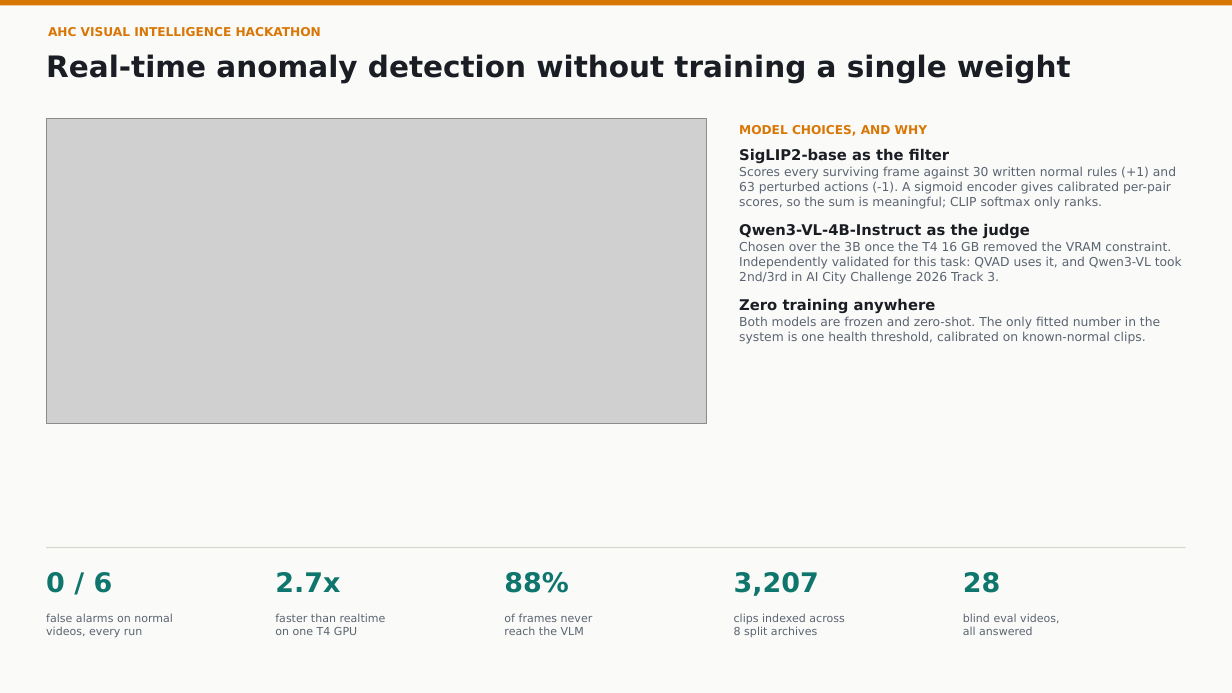
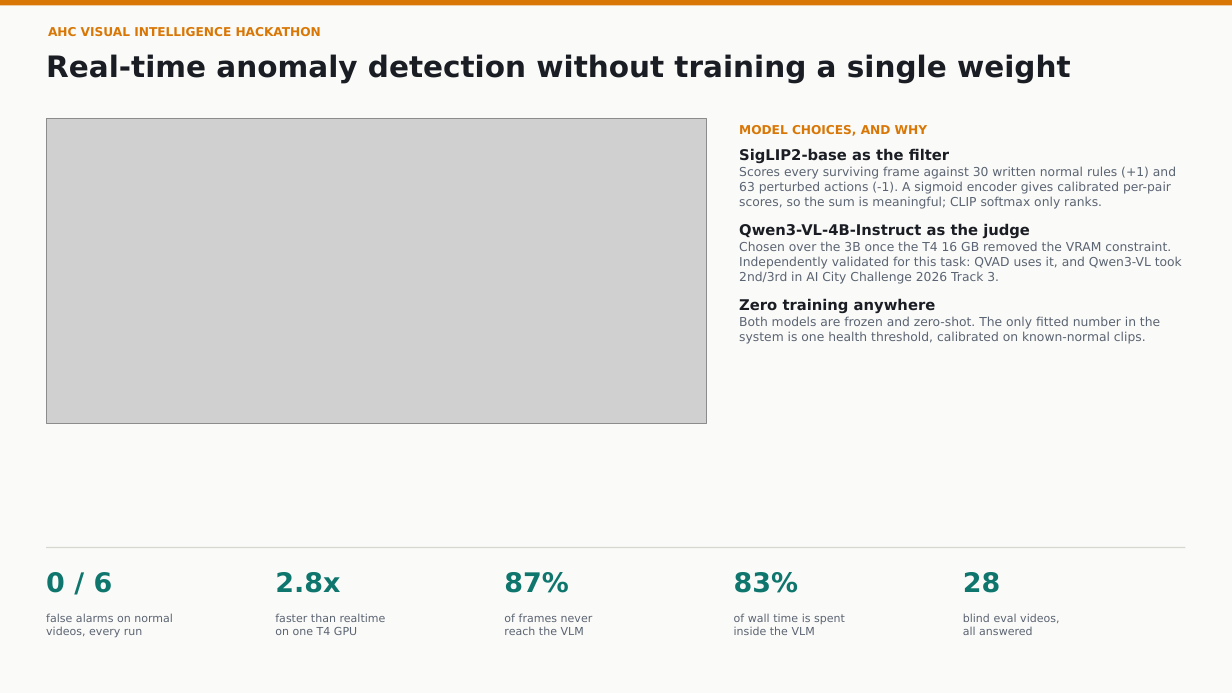
Before and after one commit to PrithvirajG/ahc-video-anomaly-detection, a slide deck: slide 1 of docs/ahc_submission_2slide.pptx. Drawn at 1232x693 pixels with LibreOffice and Linux fonts; fonts in the diff are those of the drawing; grey boxes stand for pictures. Boxes give left, top, right and bottom in pixels: in the first picture for what was removed or moved away, otherwise in the second. Text is boxed around its words. In the diff, an @@ line names an element or a change of style, - is before the commit and + after.

```diff
--- a/docs/ahc_submission_2slide.pptx
+++ b/docs/ahc_submission_2slide.pptx
@@ text at (275,572,340,593): text changed @@
-2.7x
+2.8x
@@ text at (504,572,568,593): text changed @@
-88%
+87%
@@ text at (734,572,798,593): text changed @@
-3,207
+83%
@@ text at (734,613,845,635): text changed @@
-clips indexed across
-8 split archives
+of wall time is spent
+inside the VLM
```
Also in this commit, not shown: 1 other slide changed, 1 other file.
